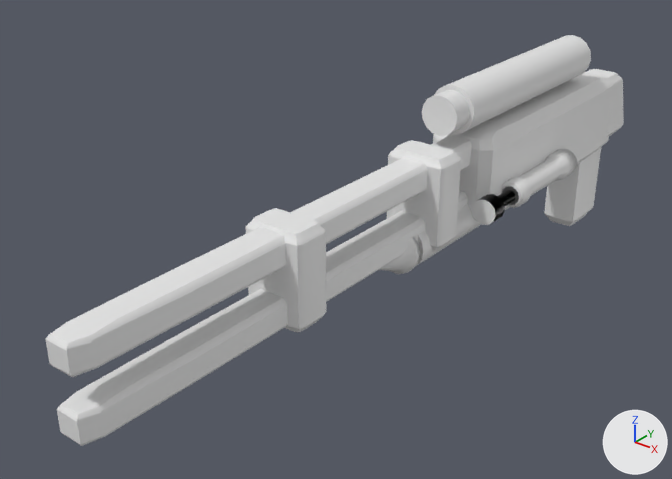
One commit to the glTF model models/parts/llm_gen_aux_weapon_026_d87f0d.glb: the scene before it, then after it.
Both versions are drawn from a 50 mm lens placed at (36.5, -84.4, 35.1), pointed at (-4.6, -33.0, 3.3). Every picture has the same lights, and +X, +Y and +Z are marked at lower right. The older version comes first. Vertices at exactly the same position are counted once.

Names of what the first picture shows: 'adapter_palm_latch_dark', 'addon_ubgl_tube_9_fuselage', 'cheek_stock_1_fuselage', 'hyd_8_barrel_dark', 'hyd_8_piston_gold', 'lower_rail_blade_3_barrel_metal', 'rail_coil_collar_a_4_gold', 'rail_coil_collar_b_5_gold', 'scope_optic_lens_7_optic_cyan', 'sniper_receiver_0_wing_white', 'sniper_scope_tube_6_adapter_dark', 'upper_rail_blade_2_barrel_metal' and 1 more.
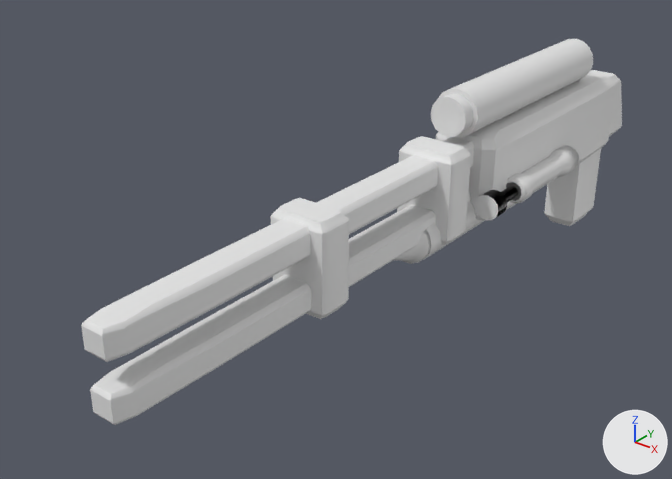
Where the change shows, as pixel boxes (x1, y1, x2, y2) in the pictures (672 x 479 px):
'upper_rail_blade_2_barrel_metal', moved: before (46, 136, 472, 377); after (81, 137, 474, 362)
'lower_rail_blade_3_barrel_metal', moved: before (57, 191, 468, 446); after (90, 191, 471, 425)
'rail_coil_collar_b_5_gold', moved: before (245, 208, 326, 333); after (271, 198, 349, 319)
'sniper_scope_tube_6_adapter_dark', moved: before (434, 35, 591, 134); after (437, 39, 593, 137)
'rail_coil_collar_a_4_gold', moved: before (387, 140, 461, 251); after (397, 136, 471, 245)
'scope_optic_lens_7_optic_cyan', moved: before (422, 90, 470, 136); after (431, 94, 474, 137)
'hyd_8_piston_gold', moved: before (472, 190, 516, 225); after (475, 186, 518, 220)

Patch to the scene script:
```diff
--- a/models/parts/llm_gen_aux_weapon_026_d87f0d.glb.py
+++ b/models/parts/llm_gen_aux_weapon_026_d87f0d.glb.py
@@ me_upper_rail_blade_2_barrel_metal @@
-me_upper_rail_blade_2_barrel_metal.from_pydata(...)  # 114 vertices, 224 faces; spans x -1.3..1.3, y -61.7..-20.3, z 7.7..9.9
+me_upper_rail_blade_2_barrel_metal.from_pydata(...)  # 114 vertices, 224 faces; spans x -1.3..1.3, y -59.5..-18.1, z 7.5..9.7
+# me_upper_rail_blade_2_barrel_metal part 1: the whole mesh is moved by (0.0, 2.2, -0.2)
@@ me_lower_rail_blade_3_barrel_metal @@
-me_lower_rail_blade_3_barrel_metal.from_pydata(...)  # 114 vertices, 224 faces; spans x -1.3..1.3, y -61.7..-20.3, z 3.3..5.5
+me_lower_rail_blade_3_barrel_metal.from_pydata(...)  # 114 vertices, 224 faces; spans x -1.3..1.3, y -59.5..-18.1, z 3.3..5.6
+# me_lower_rail_blade_3_barrel_metal part 2: the whole mesh is moved by (0.0, 2.2, 0.1)
@@ me_rail_coil_collar_a_4_gold @@
-me_rail_coil_collar_a_4_gold.from_pydata(...)  # 114 vertices, 224 faces; spans x -2.54..2.54, y -29.5..-26.5, z 2.81..10.39
+me_rail_coil_collar_a_4_gold.from_pydata(...)  # 114 vertices, 224 faces; spans x -2.54..2.54, y -28.07..-25.06, z 2.74..10.32
+# me_rail_coil_collar_a_4_gold part 3: the whole mesh is moved by (0.0, 1.44, -0.07)
@@ me_rail_coil_collar_b_5_gold @@
-me_rail_coil_collar_b_5_gold.from_pydata(...)  # 114 vertices, 224 faces; spans x -2.35..2.35, y -45.51..-42.49, z 3.01..10.19
+me_rail_coil_collar_b_5_gold.from_pydata(...)  # 114 vertices, 224 faces; spans x -2.35..2.35, y -43.1..-40.1, z 2.94..10.12
+# me_rail_coil_collar_b_5_gold part 4: the whole mesh is moved by (0.0, 2.4, -0.07)
@@ me_sniper_scope_tube_6_adapter_dark @@
-me_sniper_scope_tube_6_adapter_dark.from_pydata(...)  # 34 vertices, 64 faces; spans x -2.0..2.0, y -24.3..-3.7, z 10.6..14.6
+me_sniper_scope_tube_6_adapter_dark.from_pydata(...)  # 34 vertices, 64 faces; spans x -2.0..2.0, y -23.7..-3.1, z 10.2..14.1
+# me_sniper_scope_tube_6_adapter_dark part 5: the whole mesh is moved by (0.0, 0.6, -0.4)
@@ me_scope_optic_lens_7_optic_cyan @@
-me_scope_optic_lens_7_optic_cyan.from_pydata(...)  # 34 vertices, 64 faces; spans x -1.6..1.6, y -26.2..-24.2, z 11.0..14.2
+me_scope_optic_lens_7_optic_cyan.from_pydata(...)  # 34 vertices, 64 faces; spans x -1.6..1.6, y -24.93..-22.93, z 10.57..13.77
+# me_scope_optic_lens_7_optic_cyan part 6: the whole mesh is moved by (0.0, 1.27, -0.43)
@@ me_hyd_8_piston_gold @@
-me_hyd_8_piston_gold.from_pydata(...)  # 50 vertices, 96 faces; spans x 2.72..4.88, y -25.05..-17.3, z 4.12..6.28
+me_hyd_8_piston_gold.from_pydata(...)  # 50 vertices, 96 faces; spans x 2.49..4.65, y -24.21..-16.45, z 4.14..6.3
+# me_hyd_8_piston_gold part 7: the whole mesh is moved by (-0.23, 0.84, 0.02)
```
